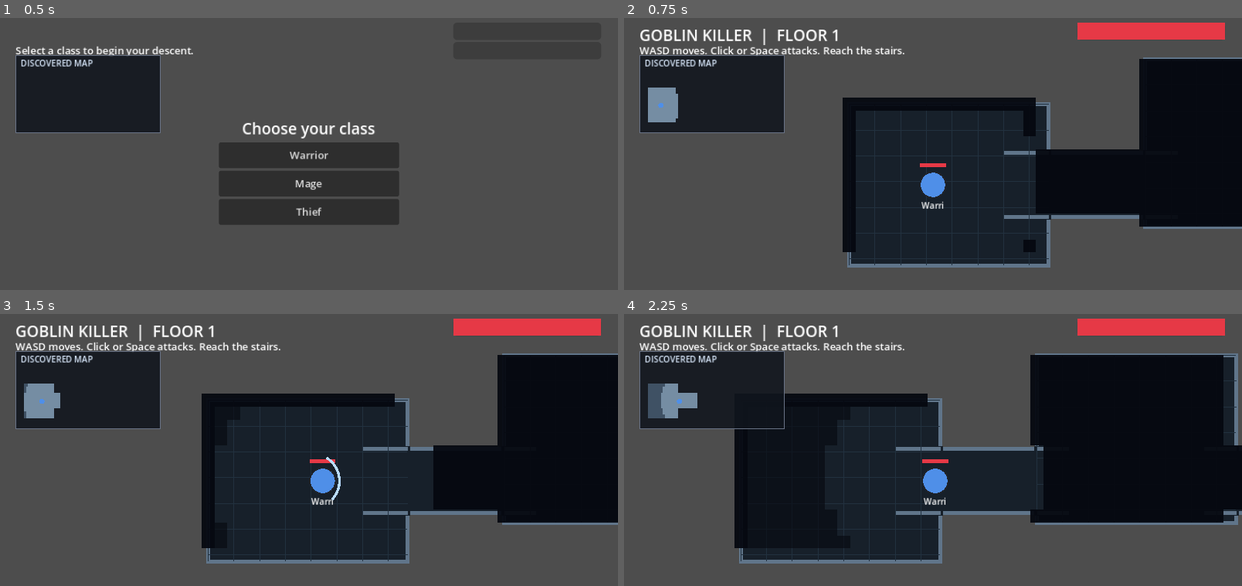
Above: before the commit, frames 1-4 (two rows, left to right).
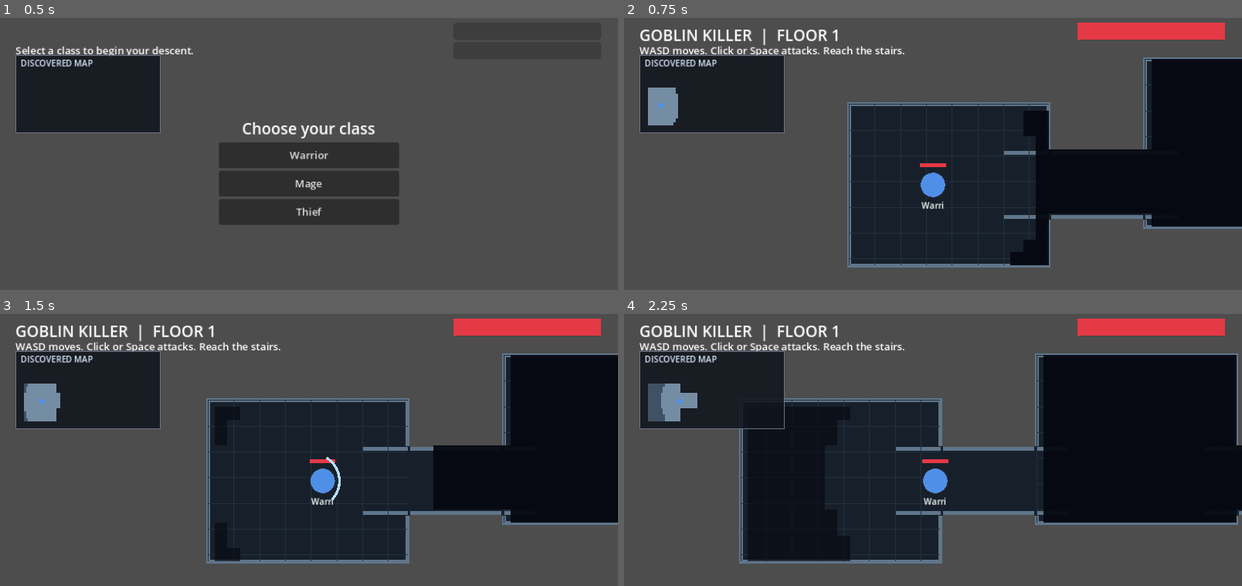
Above: after the commit, the same moments.

Repository: tedthehunter/GoblinKiller
Game: Godot game, scene res://Main.tscn
Same seed, same stepped clock (60 frames per second), same inputs: the game is played once before the commit and once after it.
Inputs (mouse positions are in pixels of both pictures, inside the frame that each line leads up to):
- Up to frame 1 (0.5 s): no input
- Up to frame 2 (0.75 s): click "Warrior" at 0.5 s
- Up to frame 3 (1.5 s): tap Enter at 1.25 s; move the mouse to (444, 463) at 1.27 s; hold D from 1.28 s (still down); hold R from 1.28 s (still down); click (444, 463) at 1.42 s
- Up to frame 4 (2.25 s): tap Space at 1.52 s; release D at 2 s; release R at 2 s; drag from (809, 498) to (902, 550) at 2.02 s

Frame 1 is identical in both runs. In frame 2, 4.3% of the frame differs, in the area x 3-86%, y 15-91%; in frame 3, 3.5%; in frame 4, 3.9%.

Commit message:
Align fog grid with map discovery

Diff:
--- a/scripts/world/dungeon_level.gd
+++ b/scripts/world/dungeon_level.gd
@@ -52,10 +52,16 @@
 func get_walkable_cells(cell_size: int) -> Array[Vector2i]:
 	var cells: Dictionary = {}
 	for area in get_walkable_areas():
-		for x in range(int(area.position.x), int(area.end.x), cell_size):
-			for y in range(int(area.position.y), int(area.end.y), cell_size):
-				var cell := Vector2i(floori(float(x) / cell_size), floori(float(y) / cell_size))
-				if is_walkable(Vector2(x + cell_size * 0.5, y + cell_size * 0.5), 1.0): cells[cell] = true
+		# Cell coordinates must be based on the same global origin used by MapDiscovery.
+		# Starting at area.position shifted fog tiles whenever a room began off-grid.
+		var first_x := floori(area.position.x / cell_size)
+		var last_x := ceili(area.end.x / cell_size)
+		var first_y := floori(area.position.y / cell_size)
+		var last_y := ceili(area.end.y / cell_size)
+		for x in range(first_x, last_x):
+			for y in range(first_y, last_y):
+				var cell := Vector2i(x, y)
+				if is_walkable(Vector2(x * cell_size + cell_size * 0.5, y * cell_size + cell_size * 0.5), 1.0): cells[cell] = true
 	var result: Array[Vector2i] = []
 	for cell in cells: result.append(cell)
 	return result
